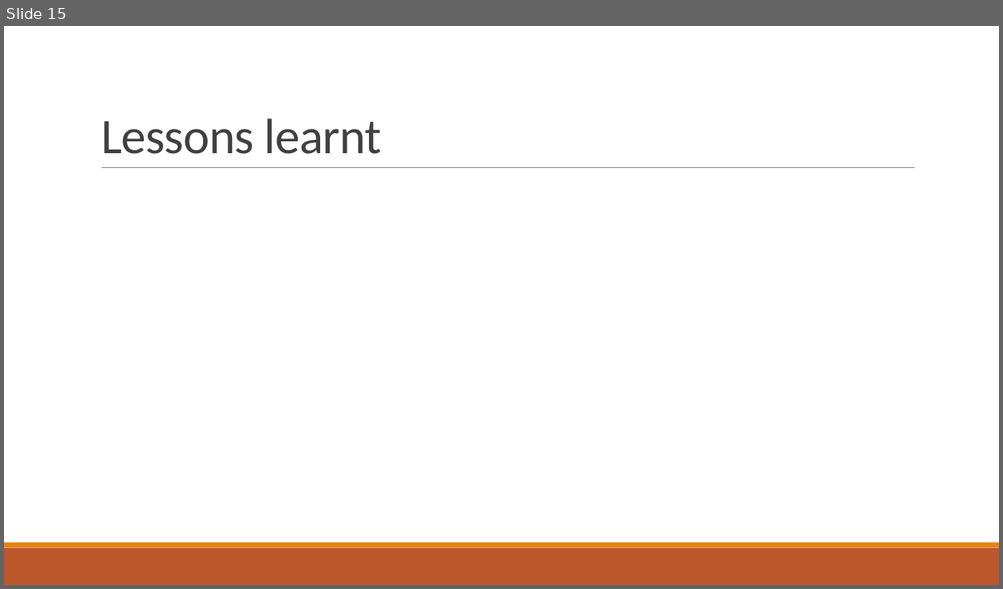
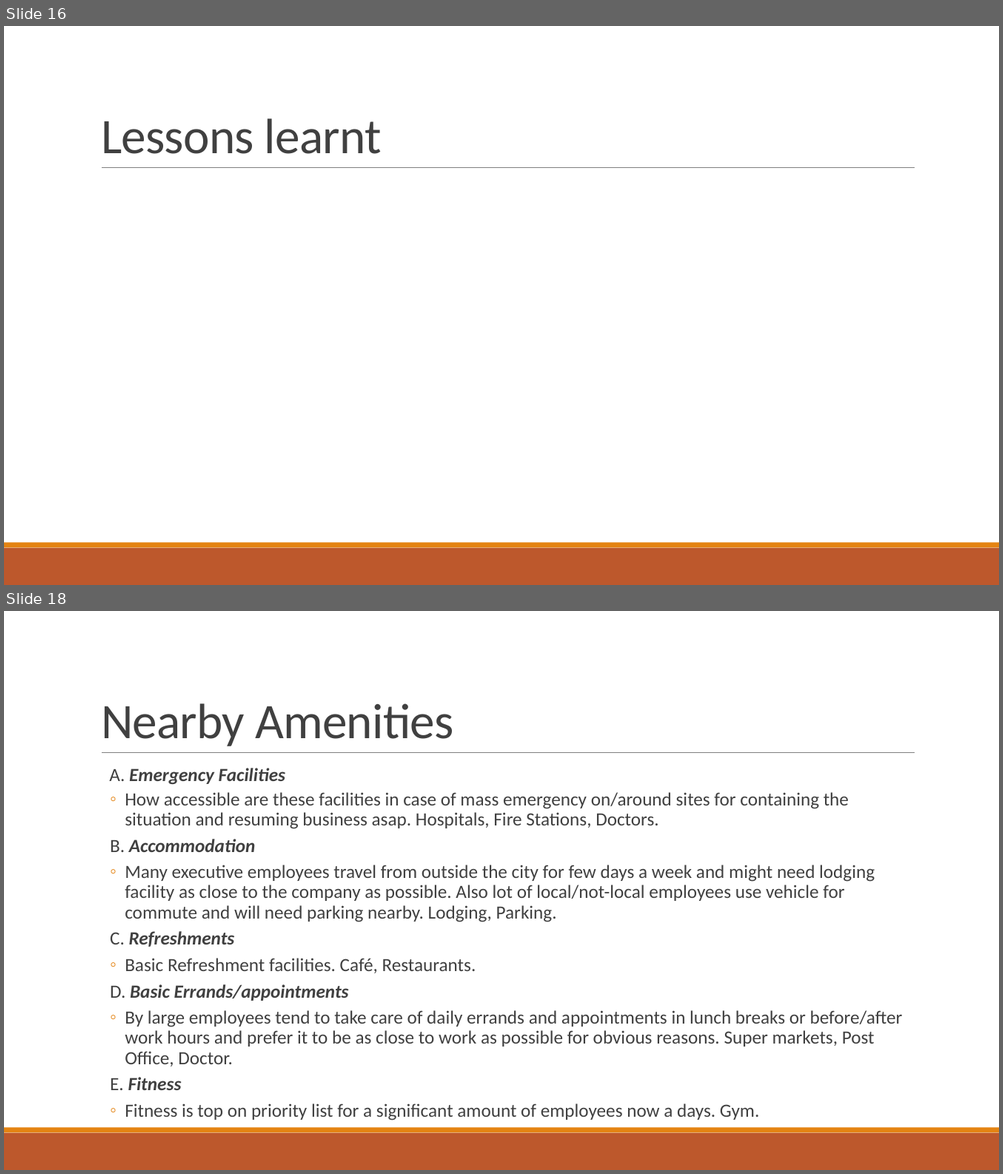
Before and after one commit to indranik/BC_Project1, a slide deck: Project1_Presentation.pptx. Shown one above the other, each under a label of ours: slide 15 before the commit, slides 16 and 18 after it; the slides between them are not shown. The pictures are 1003x589 and 1003x1174 pixels, drawn with LibreOffice and Linux fonts; fonts in the diff are those of the drawing. Boxes give left, top, right and bottom in pixels: in the first picture for what was removed or moved away, otherwise in the second. Text is boxed around its words. In the diff, an @@ line names an element or a change of style, - is before the commit and + after.

Commit message:
Added amenities slides to ppt

```diff
--- a/Project1_Presentation.pptx
+++ b/Project1_Presentation.pptx
@@ slide 18 added at bbox=[4, 611, 999, 1170], background #FFFFFF; not listed: 3 template elements that a slide beside it also shows @@
@@ title added at bbox=[101, 703, 454, 746], 48 pt, text #404040 @@
+Nearby Amenities
@@ text added at bbox=[109, 768, 902, 1121], 18 pt, text #404040 @@
+  A. Emergency Facilities
+  ◦ How accessible are these facilities in case of mass emergency on/around sites for containing the situation and resuming business asap. Hospitals, Fire Stations, Doctors.
+  B. Accommodation
+  ◦ Many executive employees travel from outside the city for few days a week and might need lodging facility as close to the company as possible. Also lot of local/not-local employees use vehicle for commute and will need parking nearby. Lodging, Parking.
+  C. Refreshments
+  ◦ Basic Refreshment facilities. Café, Restaurants.
+  D. Basic Errands/appointments
+  ◦ By large employees tend to take care of daily errands and appointments in lunch breaks or before/after work hours and prefer it to be as close to work as possible for obvious reasons. Super markets, Post Office, Doctor.
+  E. Fitness
+  ◦ Fitness is top on priority list for a significant amount of employees now a days. Gym.
@@ what was slide 15 is now slide 16 @@
```
Also in this commit, not shown: 4 other slides added, 1 other file.
